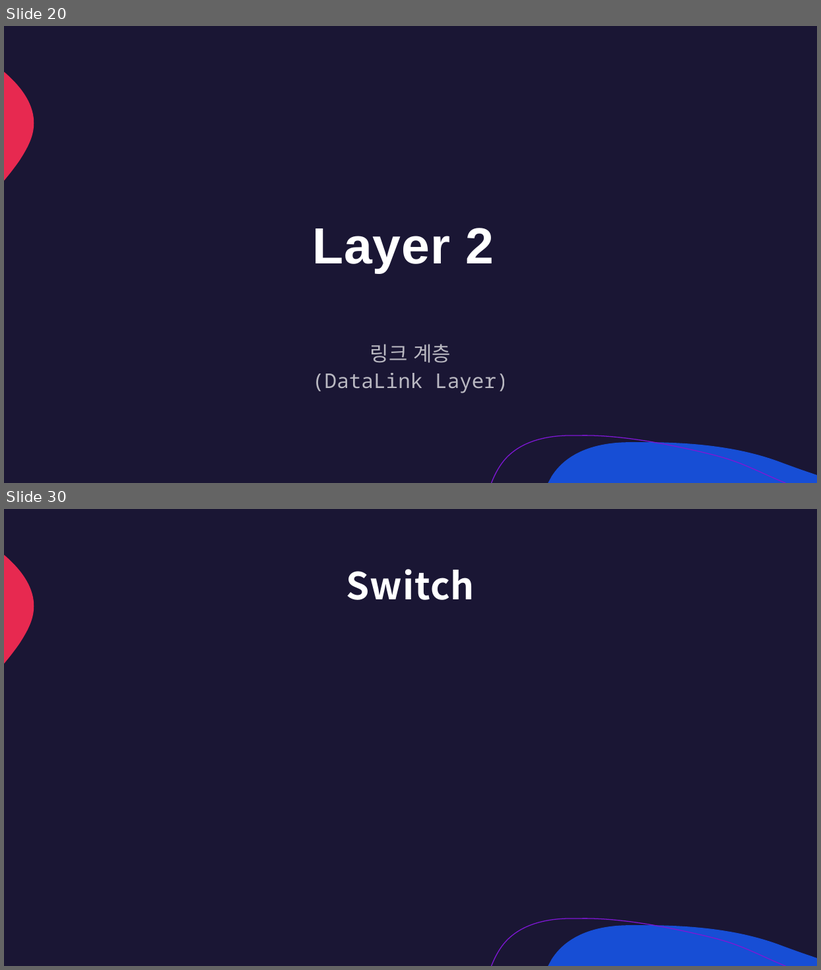
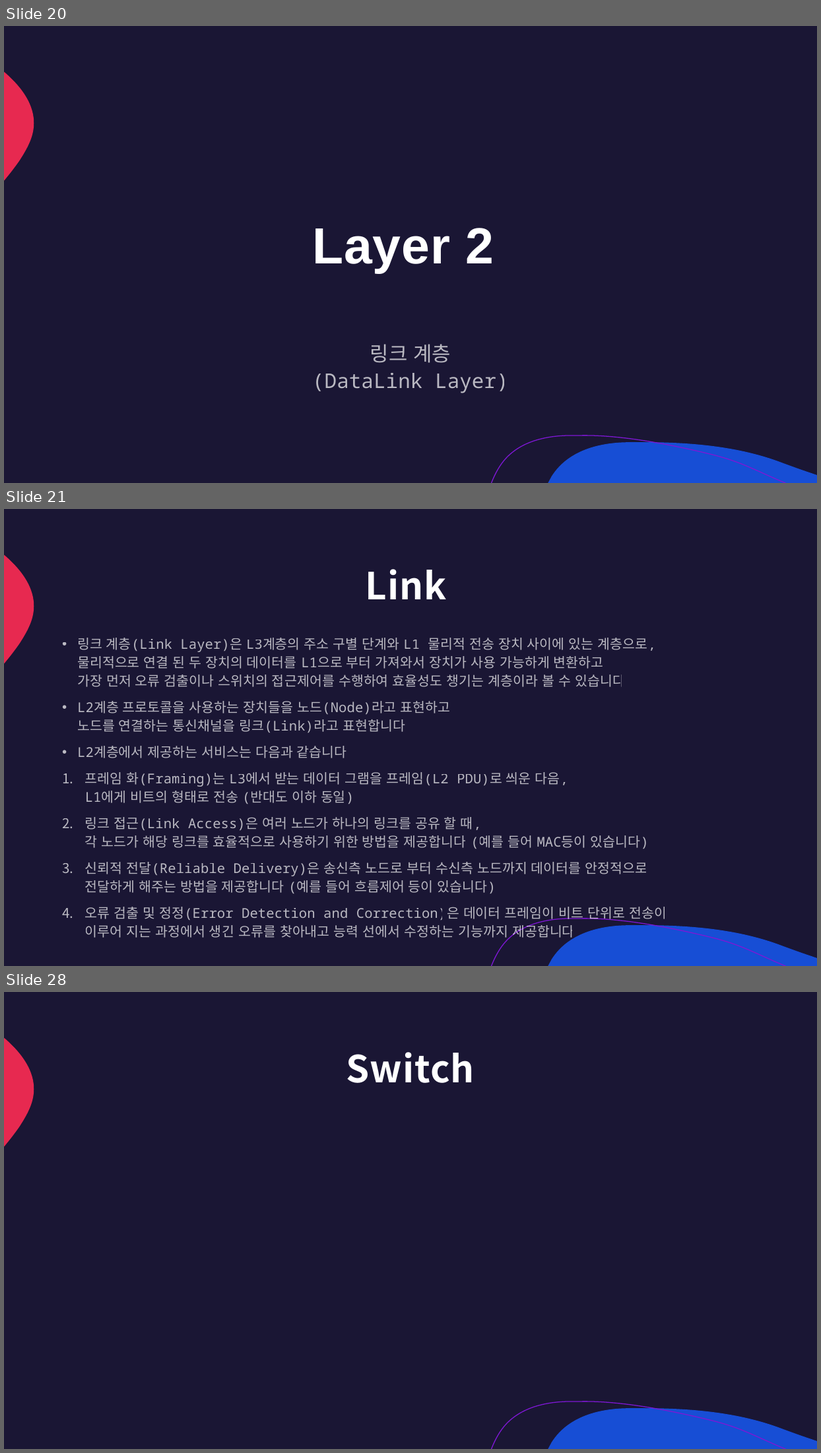
Before and after one commit to lumen4723/2024_network, a slide deck: 3.pptx. Shown one above the other, each under a label of ours: slides 20 and 30 before the commit, slides 20, 21 and 28 after it; the slides between them are not shown. The pictures are 821x970 and 821x1453 pixels, drawn with LibreOffice and Linux fonts; fonts in the diff are those of the drawing. Boxes give left, top, right and bottom in pixels: in the first picture for what was removed or moved away, otherwise in the second. Text is boxed around its words. In the diff, an @@ line names an element or a change of style, - is before the commit and + after.

```diff
--- a/3.pptx
+++ b/3.pptx
@@ slide 21 added at [4, 509, 817, 966], background #1A1634; not listed: 3 template elements that a slide beside it also shows @@
@@ title added at [366, 569, 447, 599], 44 pt, text #FFFFFF, bold @@
+Link
@@ text added at [77, 638, 667, 941], 16 pt, text #FFFFFF at 70% opacity @@
+• 링크 계층(Link Layer)은 L3계층의 주소 구별 단계와 L1 물리적 전송 장치 사이에 있는 계층으로,
+  물리적으로 연결 된 두 장치의 데이터를 L1으로 부터 가져와서 장치가 사용 가능하게 변환하고
+  가장 먼저 오류 검출이나 스위치의 접근제어를 수행하여 효율성도 챙기는 계층이라 볼 수 있습니다
+• L2계층 프로토콜을 사용하는 장치들을 노드(Node)라고 표현하고
+  노드를 연결하는 통신채널을 링크(Link)라고 표현합니다
+• L2계층에서 제공하는 서비스는 다음과 같습니다
+1. 프레임 화(Framing)는 L3에서 받는 데이터 그램을 프레임(L2 PDU)로 씌운 다음,
+   L1에게 비트의 형태로 전송 (반대도 이하 동일)
+2. 링크 접근(Link Access)은 여러 노드가 하나의 링크를 공유 할 때,
+   각 노드가 해당 링크를 효율적으로 사용하기 위한 방법을 제공합니다 (예를 들어 MAC등이 있습니다)
+3. 신뢰적 전달(Reliable Delivery)은 송신측 노드로 부터 수신측 노드까지 데이터를 안정적으로
+   전달하게 해주는 방법을 제공합니다 (예를 들어 흐름제어 등이 있습니다)
+4. 오류 검출 및 정정(Error Detection and Correction)은 데이터 프레임이 비트 단위로 전송이
+   이루어 지는 과정에서 생긴 오류를 찾아내고 능력 선에서 수정하는 기능까지 제공합니다
@@ what was slide 30 is now slide 28 @@
```
Also in this commit, not shown: 11 slides changed, 7 other slides added, 10 slides removed, 1 other file.
